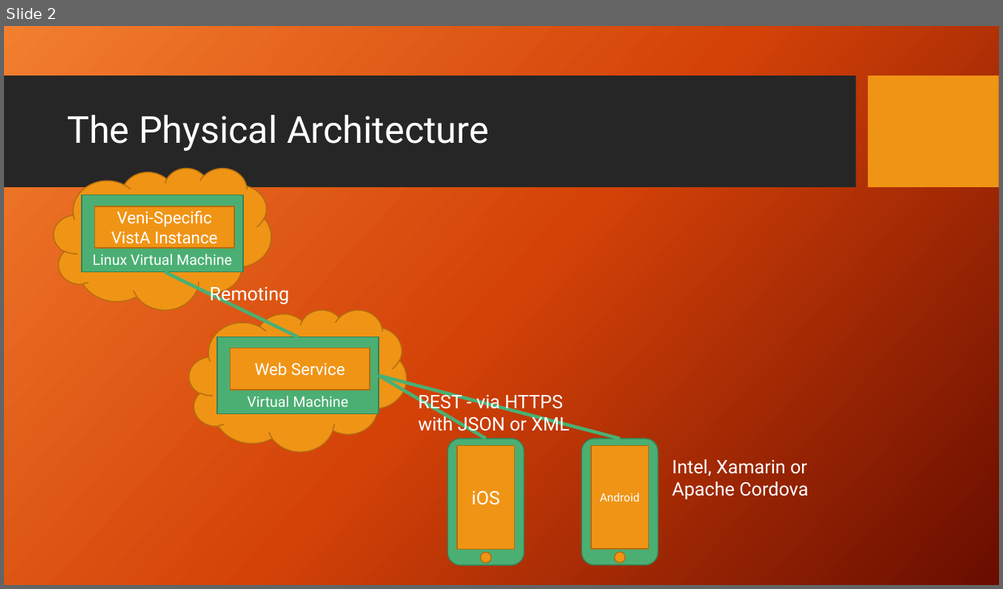
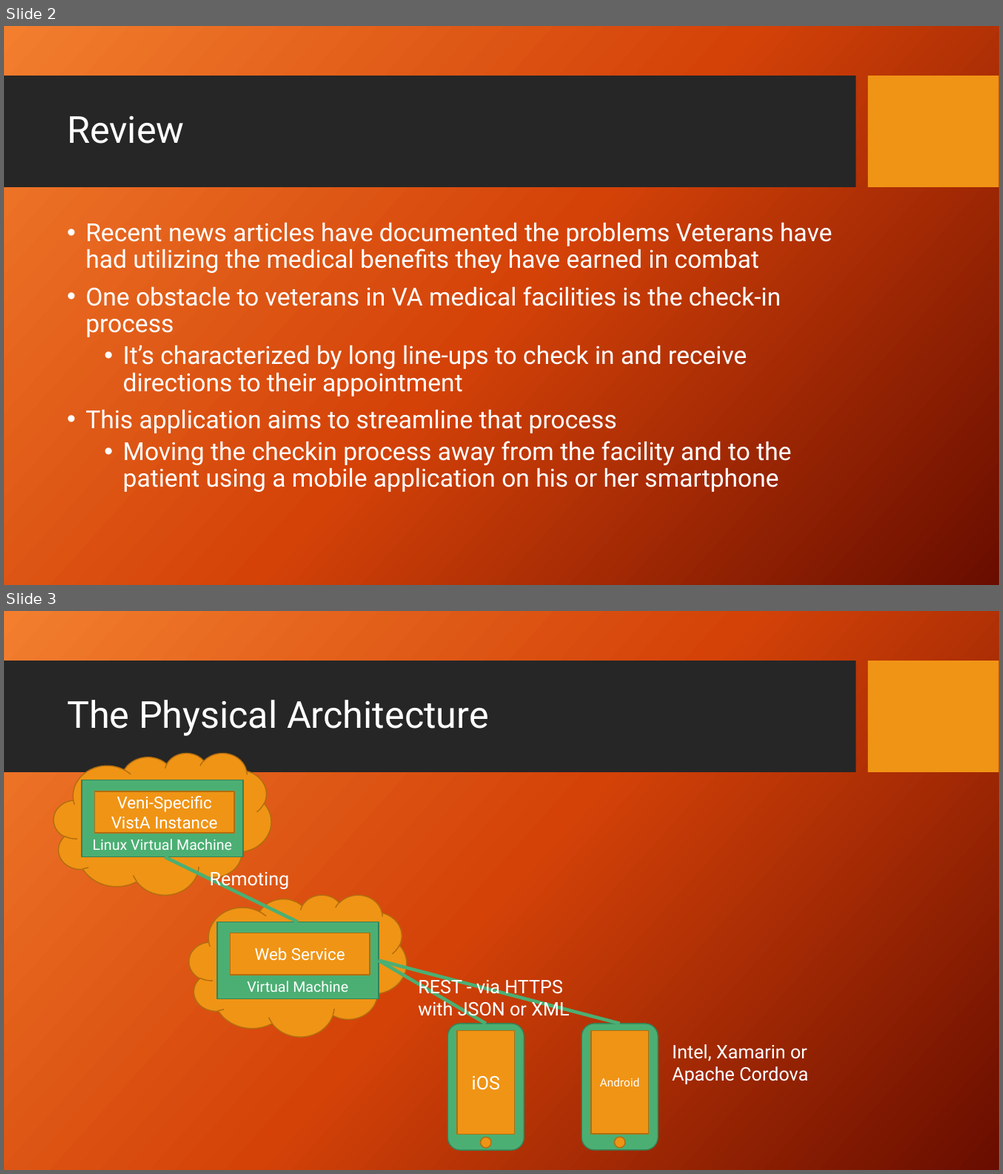
Before and after one commit to rmurray1/veniapp, a slide deck: FINAL DELIVERABLES/Veni System Report Apr 22.pptx. Shown one above the other, each under a label of ours: slide 2 before the commit, slides 2 and 3 after it. The pictures are 1003x589 and 1003x1174 pixels, drawn with LibreOffice and Linux fonts; fonts in the diff are those of the drawing; background and template pictures are left out. Boxes give left, top, right and bottom in pixels: in the first picture for what was removed or moved away, otherwise in the second. Text is boxed around its words. In the diff, an @@ line names an element or a change of style, - is before the commit and + after.

```diff
--- a/FINAL DELIVERABLES/Veni System Report Apr 22.pptx
+++ b/FINAL DELIVERABLES/Veni System Report Apr 22.pptx
@@ slide 2 added at bbox=[4, 26, 999, 585], background picture (left out); not listed: 2 template elements that a slide beside it also shows @@
@@ title added at bbox=[67, 116, 185, 144], 36 pt, text #FFFFFF @@
+Review
@@ text added at bbox=[85, 222, 831, 492], 24 pt, text #FFFFFF @@
+• Recent news articles have documented the problems Veterans have had utilizing the medical benefits they have earned in combat
+• One obstacle to veterans in VA medical facilities is the check-in process
+  • It’s characterized by long line-ups to check in and receive directions to their appointment
+• This application aims to streamline that process
+  • Moving the checkin process away from the facility and to the patient using a mobile application on his or her smartphone
@@ what was slide 2 is now slide 3 @@
```
Also in this commit, not shown: 1 slide changed, 5 other slides added.
